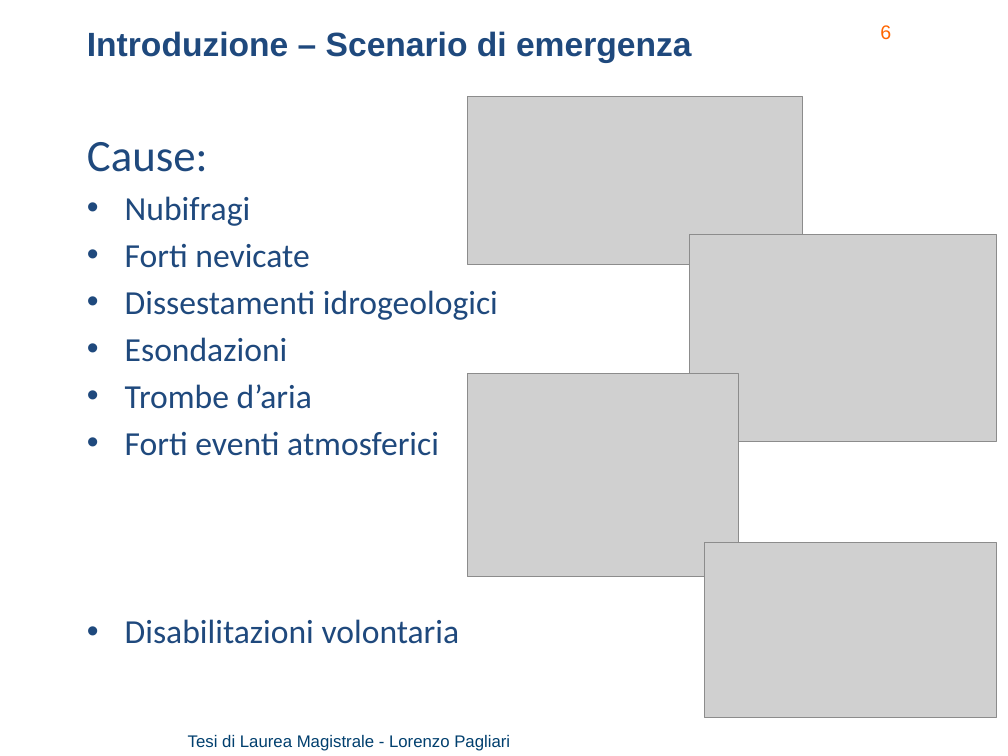
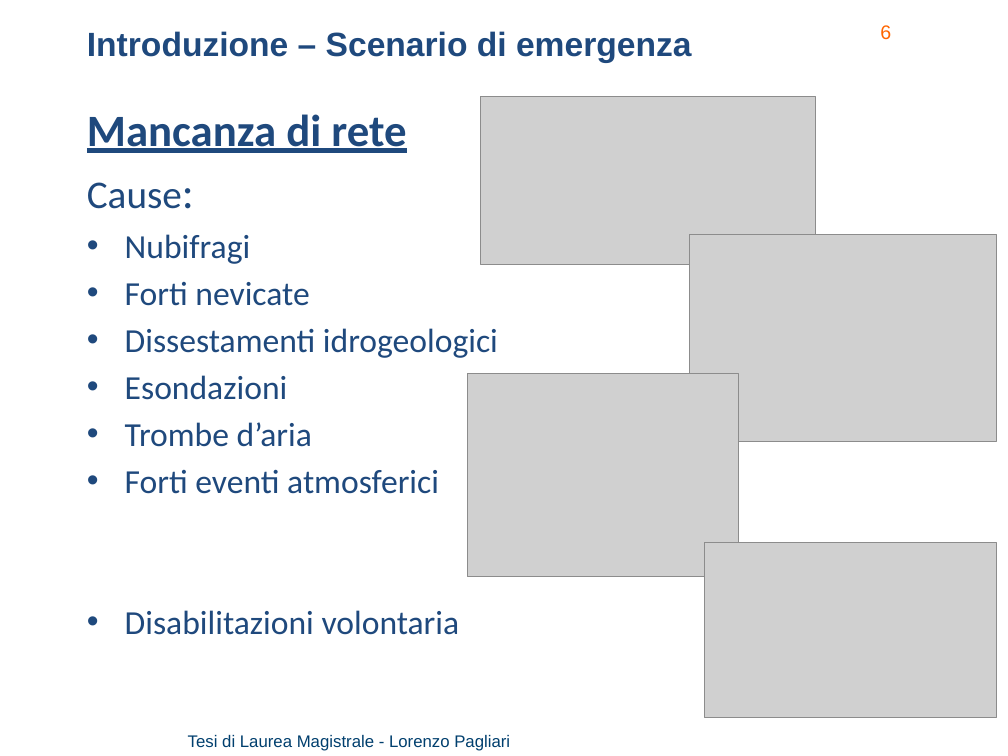
Before and after one commit to lorenzo-pagliari/Tesi, a slide deck: slide 6 of presentazione/Pagliari Lorenzo - presentazione_v2.pptx. Drawn at 1008x756 pixels with LibreOffice and Linux fonts; fonts in the diff are those of the drawing; grey boxes stand for pictures; background and template pictures are left out. Boxes give left, top, right and bottom in pixels: in the first picture for what was removed or moved away, otherwise in the second. Text is boxed around its words. In the diff, an @@ line names an element or a change of style, - is before the commit and + after.

```diff
--- a/presentazione/Pagliari Lorenzo - presentazione_v2.pptx
+++ b/presentazione/Pagliari Lorenzo - presentazione_v2.pptx
@@ text "Mancanza di rete": place and size @@
-text "Mancanza di rete" at (87,142,498,644)
+text "Mancanza di rete" at (87,114,498,635)
@@ text at (87,114,406,153): paragraph added @@
+Mancanza di rete
@@ picture: place and size @@
-picture at (468,97,803,264)
+picture at (481,97,816,264)
@@ text at (87,182,182,209): size 32 to 28 pt in "Cause:" @@
```
Also in this commit, not shown: 9 other slides changed, 4 slides added, 2 other files.
